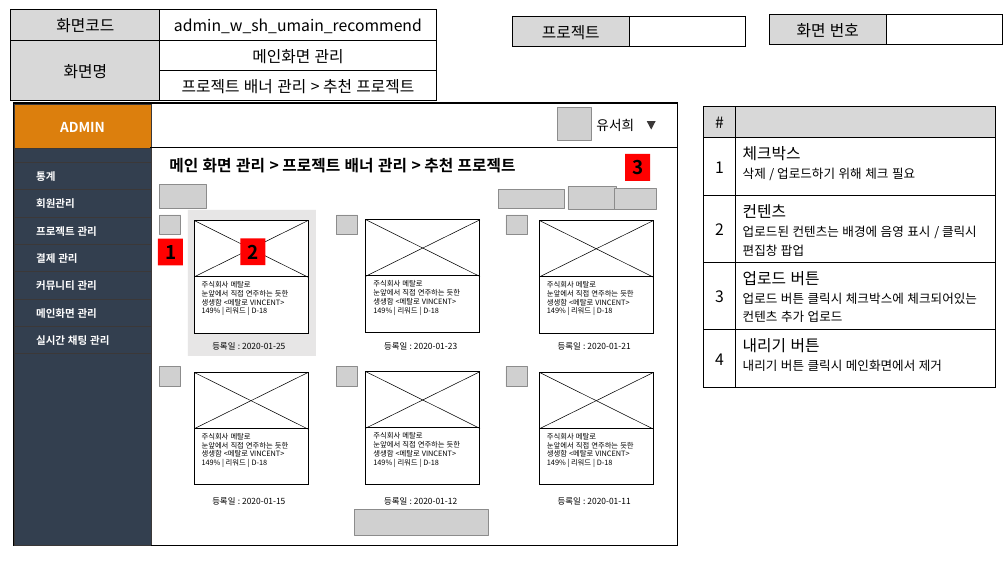
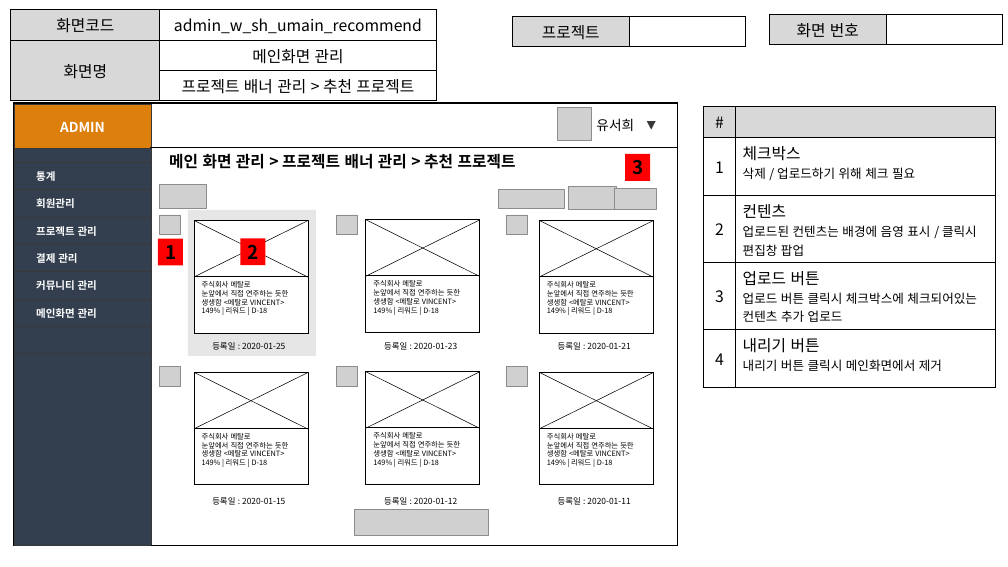
Before and after one commit to ezenteam2/EzenCrowdFunding, a slide deck: slide 15 of project03 화면설계서/project03 - 화면 설계서 - 서희.pptx (slide 16 before the commit). Drawn at 1008x567 pixels with LibreOffice and Linux fonts; fonts in the diff are those of the drawing; grey boxes stand for pictures. Boxes give left, top, right and bottom in pixels: in the first picture for what was removed or moved away, otherwise in the second. Text is boxed around its words. In the diff, an @@ line names an element or a change of style, - is before the commit and + after.

```diff
--- a/project03 화면설계서/project03 - 화면 설계서 - 서희.pptx
+++ b/project03 화면설계서/project03 - 화면 설계서 - 서희.pptx
@@ table at [14, 104, 151, 545] @@
-row 9: 실시간 채팅 관리
+row 10: 
@@ text "메인 화면 관리 > 프로젝트 ...": place and size @@
-text "메인 화면 관리 > 프로젝트 ..." at [169, 157, 516, 173]
+text "메인 화면 관리 > 프로젝트 ..." at [169, 153, 516, 169]
```
Also in this commit, not shown: 13 other slides changed, 1 slide removed.
